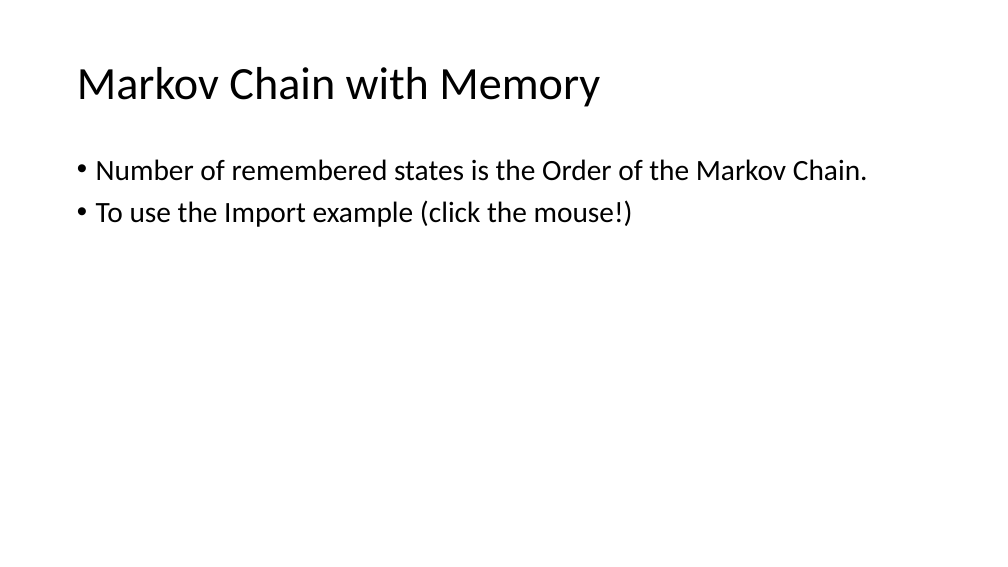
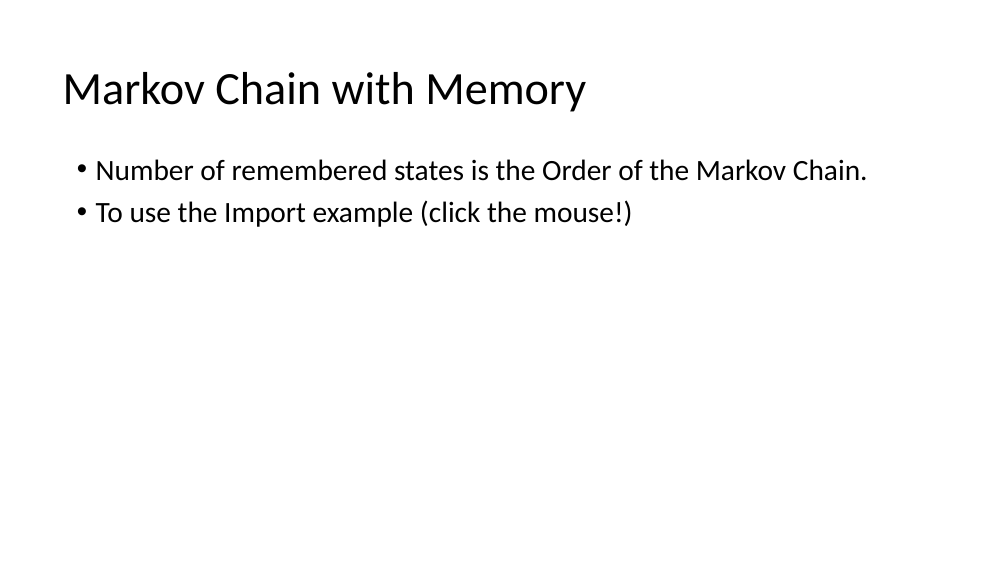
Before and after one commit to dwbzen/commonlib, a slide deck: slide 12 of doc/Markov Chain Lunch and Learn.pptx. Drawn at 1008x567 pixels with LibreOffice and Linux fonts; fonts in the diff are those of the drawing; background and template pictures are left out. Boxes give left, top, right and bottom in pixels: in the first picture for what was removed or moved away, otherwise in the second. Text is boxed around its words. In the diff, an @@ line names an element or a change of style, - is before the commit and + after.

```diff
--- a/doc/Markov Chain Lunch and Learn.pptx
+++ b/doc/Markov Chain Lunch and Learn.pptx
@@ title "Markov Chain with Memory": place and size @@
-title "Markov Chain with Memory" at (77,67,600,107)
+title "Markov Chain with Memory" at (63,72,586,112)
```
Also in this commit, not shown: 6 other slides changed, 4 slides added, 1 slide removed, 1 other file.
